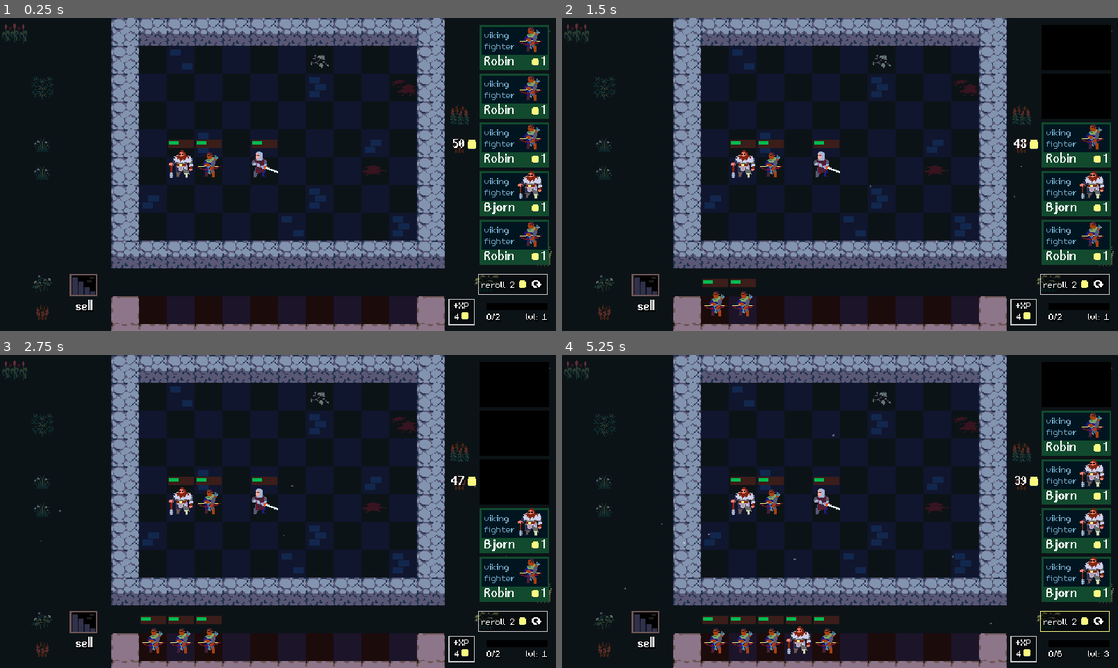
Above: before the commit, frames 1-4 (two rows, left to right).
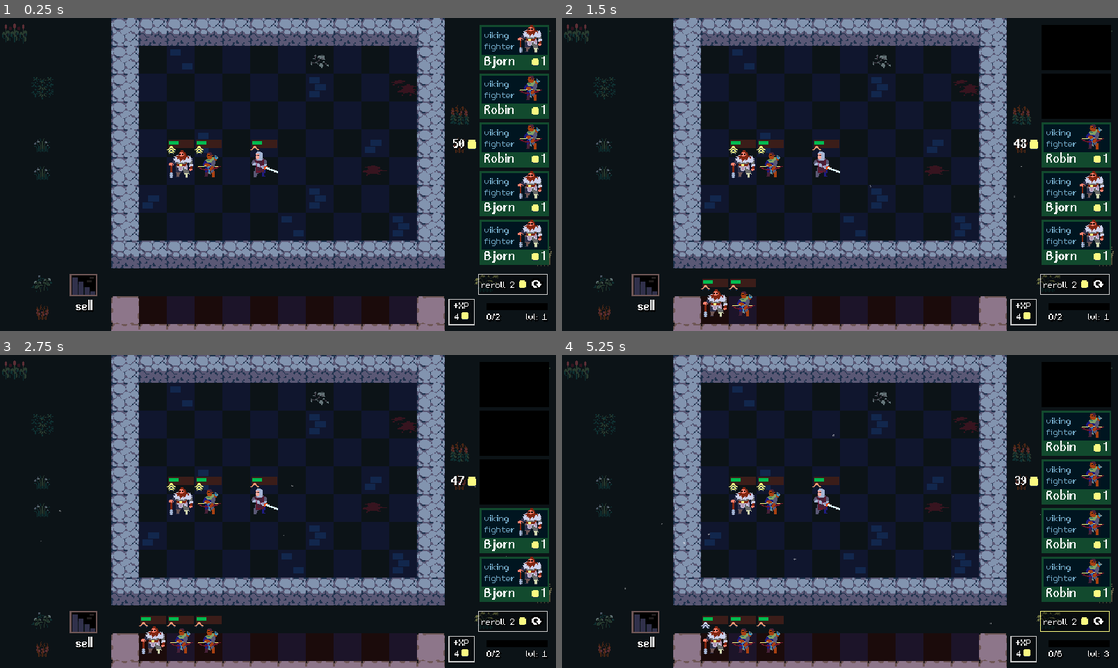
Above: after the commit, the same moments.

Repository: guladam/godot_autobattler_course
Game: Godot game, scene res://scenes/arena/arena.tscn
The game is run twice, just before and just after one commit, with the same random seed, the same clock (stepped at 60 frames per second) and the same inputs.
Inputs (mouse positions are in pixels of both pictures, inside the frame that each line leads up to):
- Up to frame 1 (0.25 s): no input
- Up to frame 2 (1.5 s): click (1073, 46) at 0.52 s; click (1073, 96) at 1.27 s
- Up to frame 3 (2.75 s): click (511, 483) at 2.02 s
- Up to frame 4 (5.25 s): click (1073, 530) at 2.77 s; click (1073, 580) at 3.52 s; click (1023, 649) at 4.25 s; click (1073, 621) at 5 s

The runs differ from the first frame. In frame 1, 0.6% of the frame differs, in the area x 30-98%, y 2-79%; in frame 2, 0.6%; in frame 3, 0.6%; in frame 4, 1.8%, in the area x 25-98%, y 33-96%.

Commit message:
season1 episode 11 finished

Diff:
--- /dev/null
+++ b/components/unit_animations.gd
@@ -0,0 +1,19 @@
+class_name UnitAnimations
+extends Node
+
+const COMBINE_ANIM_LENGTH := 0.6
+const COMBINE_ANIM_SCALE := Vector2(0.7, 0.7)
+const COMBINE_ANIM_ALPHA := 0.5
+
+@export var unit: Unit
+
+
+func play_combine_animation(target_position: Vector2) -> void:
+	var tween := create_tween().set_ease(Tween.EASE_OUT).set_trans(Tween.TRANS_CUBIC)
+	unit.health_bar.hide()
+	unit.mana_bar.hide()
+	unit.tier_icon.hide()
+	tween.tween_property(unit, "global_position", target_position, COMBINE_ANIM_LENGTH)
+	tween.parallel().tween_property(unit, "scale", COMBINE_ANIM_SCALE, COMBINE_ANIM_LENGTH)
+	tween.parallel().tween_property(unit, "modulate:a", COMBINE_ANIM_ALPHA, COMBINE_ANIM_LENGTH)
+	tween.tween_callback(unit.queue_free)
--- /dev/null
+++ b/components/unit_combiner.gd
@@ -0,0 +1,93 @@
+class_name UnitCombiner
+extends Node
+
+@export var buffer_timer: Timer
+
+var queued_updates := 0
+var tween: Tween
+
+
+func _ready() -> void:
+	buffer_timer.timeout.connect(_on_buffer_timer_timeout)
+
+
+func queue_unit_combination_update() -> void:
+	buffer_timer.start()
+
+
+func _update_unit_combinations(tier: int) -> void:
+	var groups := _group_units_in_tier_by_name(tier)
+	var triplets: Array[Array] = _get_triplets_for_groups(groups)
+
+	# if there is nothing to combine, return
+	if triplets.is_empty():
+		_on_units_combined(tier)
+		return
+
+	tween = create_tween()
+
+	for combination in triplets:
+		tween.tween_callback(_combine_units.bind(combination[0], combination[1], combination[2]))
+		tween.tween_interval(UnitAnimations.COMBINE_ANIM_LENGTH)
+
+	tween.finished.connect(_on_units_combined.bind(tier), CONNECT_ONE_SHOT)
+
+
+func _combine_units(unit1: Unit, unit2: Unit, unit3: Unit) -> void:
+	unit1.stats.tier += 1
+	unit2.remove_from_group("units")
+	unit3.remove_from_group("units")
+	unit2.animations.play_combine_animation(unit1.global_position + Arena.QUARTER_CELL_SIZE)
+	unit3.animations.play_combine_animation(unit1.global_position + Arena.QUARTER_CELL_SIZE)
+
+
+# Returns a dictionary of units grouped by name and tier where
+# keys are unit names,
+# values are Arrays of Unit instances.
+func _group_units_in_tier_by_name(tier: int) -> Dictionary:
+	var units := get_tree().get_nodes_in_group("units")
+	var filtered_units := units.filter(
+		func(unit: Unit):
+			return unit.stats.tier == tier
+	)
+	var unit_groups := {}
+
+	for unit: Unit in filtered_units:
+		if unit_groups.has(unit.stats.name):
+			unit_groups[unit.stats.name].append(unit)
+		else:
+			unit_groups[unit.stats.name] = [unit]
+
+	return unit_groups
+
+
+# Returns all the combinations found in the Dictionary
+# returned from the previous method. Combinations are
+# stored in an Array of Arrays, which consist of 3 Unit instances.
+func _get_triplets_for_groups(groups: Dictionary) -> Array[Array]:
+	var upgrades: Array[Array] = []
+
+	for unit_name in groups:
+		var current_units: Array = groups[unit_name]
+		while current_units.size() >= 3:
+			var combination := [current_units[0], current_units[1], current_units[2]]
+			upgrades.append(combination)
+			current_units = current_units.slice(3)
+
+	return upgrades
+
+
+func _on_buffer_timer_timeout() -> void:
+	queued_updates += 1
+
+	if not tween or not tween.is_running():
+		_update_unit_combinations(1)
+
+
+func _on_units_combined(tier: int) -> void:
+	if tier == 1:
+		_update_unit_combinations(2)
+	else:
+		queued_updates -= 1
+		if queued_updates >= 1:
+			_update_unit_combinations(1)
--- a/data/units/arthur.tres
+++ b/data/units/arthur.tres
@@ -8,4 +8,5 @@
 rarity = 2
 gold_cost = 4
 tier = 1
+pool_count = 5
 skin_coordinates = Vector2i(4, 2)
--- a/data/units/bjorn.tres
+++ b/data/units/bjorn.tres
@@ -7,4 +7,6 @@
 name = "Bjorn"
 rarity = 0
 gold_cost = 1
+tier = 1
+pool_count = 5
 skin_coordinates = Vector2i(1, 3)
--- a/data/units/robin.tres
+++ b/data/units/robin.tres
@@ -7,4 +7,6 @@
 name = "Robin"
 rarity = 0
 gold_cost = 1
+tier = 1
+pool_count = 20
 skin_coordinates = Vector2i(2, 0)
--- a/scenes/arena/arena.gd
+++ b/scenes/arena/arena.gd
@@ -5,13 +5,15 @@
 const HALF_CELL_SIZE := Vector2(16, 16)
 const QUARTER_CELL_SIZE := Vector2(8, 8)
 
+@onready var sell_portal: SellPortal = $SellPortal
 @onready var unit_mover: UnitMover = $UnitMover
 @onready var unit_spawner: UnitSpawner = $UnitSpawner
-@onready var sell_portal: SellPortal = $SellPortal
+@onready var unit_combiner: UnitCombiner = $UnitCombiner
 @onready var shop: Shop = %Shop
 
 
 func _ready() -> void:
 	unit_spawner.unit_spawned.connect(unit_mover.setup_unit)
 	unit_spawner.unit_spawned.connect(sell_portal.setup_unit)
+	unit_spawner.unit_spawned.connect(unit_combiner.queue_unit_combination_update.unbind(1))
 	shop.unit_bought.connect(unit_spawner.spawn_unit)
--- a/scenes/arena/arena.tscn
+++ b/scenes/arena/arena.tscn
@@ -7,12 +7,11 @@
 [ext_resource type="Script" path="res://components/play_area.gd" id="4_nfvuo"]
 [ext_resource type="Script" path="res://components/unit_grid.gd" id="4_o6kfo"]
 [ext_resource type="Script" path="res://components/tile_highlighter.gd" id="6_0fpan"]
-[ext_resource type="Resource" uid="uid://47wo0eppmuth" path="res://data/units/robin.tres" id="8_3ad30"]
-[ext_resource type="Resource" uid="uid://ddjdrido7fjsw" path="res://data/units/bjorn_test.tres" id="8_40d7b"]
-[ext_resource type="Resource" uid="uid://cxt8jraate1vr" path="res://data/units/arthur.tres" id="8_nctb4"]
+[ext_resource type="Script" path="res://data/units/unit_stats.gd" id="8_kbrpv"]
 [ext_resource type="Script" path="res://components/unit_mover.gd" id="8_pf53d"]
 [ext_resource type="Script" path="res://components/unit_spawner.gd" id="11_323go"]
 [ext_resource type="PackedScene" uid="uid://by3h7pasink2e" path="res://scenes/sell_portal/sell_portal.tscn" id="12_jfrdp"]
+[ext_resource type="Script" path="res://components/unit_combiner.gd" id="14_aaca4"]
 [ext_resource type="PackedScene" uid="uid://8gnysrx0alpt" path="res://scenes/shop/shop.tscn" id="14_l7l4v"]
 
 [sub_resource type="Curve" id="Curve_gxqt7"]
@@ -36,6 +35,36 @@
 scale_max = 0.2
 scale_curve = SubResource("CurveTexture_5sum6")
 color = Color(1, 1, 1, 0.494118)
+
+[sub_resource type="Resource" id="Resource_6hd7w"]
+resource_local_to_scene = true
+script = ExtResource("8_kbrpv")
+name = "Bjorn"
+rarity = 0
+gold_cost = 1
+tier = 3
+pool_count = 5
+skin_coordinates = Vector2i(1, 3)
+
+[sub_resource type="Resource" id="Resource_b65bs"]
+resource_local_to_scene = true
+script = ExtResource("8_kbrpv")
+name = "Robin"
+rarity = 0
+gold_cost = 1
+tier = 3
+pool_count = 20
+skin_coordinates = Vector2i(2, 0)
+
+[sub_resource type="Resource" id="Resource_bdmas"]
+resource_local_to_scene = true
+script = ExtResource("8_kbrpv")
+name = "Arthur"
+rarity = 2
+gold_cost = 4
+tier = 1
+pool_count = 5
+skin_coordinates = Vector2i(4, 2)
 
 [node name="Arena" type="Node2D"]
 script = ExtResource("1_p34ty")
@@ -110,15 +139,15 @@
 
 [node name="Unit" parent="Bench" instance=ExtResource("4_d4agj")]
 position = Vector2(32, -160)
-stats = ExtResource("8_40d7b")
+stats = SubResource("Resource_6hd7w")
 
 [node name="Unit2" parent="Bench" instance=ExtResource("4_d4agj")]
 position = Vector2(64, -160)
-stats = ExtResource("8_3ad30")
+stats = SubResource("Resource_b65bs")
 
 [node name="Unit3" parent="Bench" instance=ExtResource("4_d4agj")]
 position = Vector2(128, -160)
-stats = ExtResource("8_nctb4")
+stats = SubResource("Resource_bdmas")
 
 [node name="BenchUnitGrid" type="Node2D" parent="Bench"]
 script = ExtResource("4_o6kfo")
@@ -143,6 +172,13 @@
 bench = NodePath("../Bench")
 game_area = NodePath("../GameArea")
 
+[node name="UnitCombiner" type="Node" parent="." node_paths=PackedStringArray("buffer_timer")]
+script = ExtResource("14_aaca4")
+buffer_timer = NodePath("BufferTimer")
+
+[node name="BufferTimer" type="Timer" parent="UnitCombiner"]
+one_shot = true
+
 [node name="UI" type="CanvasLayer" parent="."]
 
 [node name="Shop" parent="UI" instance=ExtResource("14_l7l4v")]
--- /dev/null
+++ b/scenes/tier_icon/tier_icon.gd
@@ -0,0 +1,30 @@
+class_name TierIcon
+extends TextureRect
+
+const TIER_ICONS := {
+	1: preload("res://assets/sprites/level1.png"),
+	2: preload("res://assets/sprites/level2.png"),
+	3: preload("res://assets/sprites/level3.png"),
+}
+
+@export var stats: UnitStats : set = _set_stats
+
+
+func _set_stats(value: UnitStats) -> void:
+	if stats == value:
+		return
+
+	stats = value
+
+	if stats == null:
+		return
+
+	if not is_node_ready():
+		await ready
+
+	stats.changed.connect(_on_stats_changed)
+	_on_stats_changed()
+
+
+func _on_stats_changed() -> void:
+	texture = TIER_ICONS[stats.tier]
--- /dev/null
+++ b/scenes/tier_icon/tier_icon.tscn
@@ -0,0 +1,12 @@
+[gd_scene load_steps=3 format=3 uid="uid://unne35x1mlsa"]
+
+[ext_resource type="Texture2D" uid="uid://cj1cl8jdui60n" path="res://assets/sprites/level1.png" id="1_tnhe0"]
+[ext_resource type="Script" path="res://scenes/tier_icon/tier_icon.gd" id="2_nv12i"]
+
+[node name="TierIcon" type="TextureRect"]
+custom_minimum_size = Vector2(10, 10)
+offset_right = 10.0
+offset_bottom = 10.0
+texture = ExtResource("1_tnhe0")
+stretch_mode = 5
+script = ExtResource("2_nv12i")
--- a/scenes/unit/unit.gd
+++ b/scenes/unit/unit.gd
@@ -9,9 +9,11 @@
 @onready var skin: Sprite2D = $Visuals/Skin
 @onready var health_bar: ProgressBar = $HealthBar
 @onready var mana_bar: ProgressBar = $ManaBar
+@onready var tier_icon: TierIcon = $TierIcon
 @onready var drag_and_drop: DragAndDrop = $DragAndDrop
 @onready var velocity_based_rotation: VelocityBasedRotation = $VelocityBasedRotation
 @onready var outline_highlighter: OutlineHighlighter = $OutlineHighlighter
+@onready var animations: UnitAnimations = $UnitAnimations
 
 var is_hovered := false
 
@@ -36,10 +38,14 @@
 	if value == null:
 		return
 
+	if not Engine.is_editor_hint():
+		stats = value.duplicate()
+
 	if not is_node_ready():
 		await ready
 
 	skin.region_rect.position = Vector2(stats.skin_coordinates) * Arena.CELL_SIZE
+	tier_icon.stats = stats
 
 
 func reset_after_dragging(starting_position: Vector2) -> void:
--- a/scenes/unit/unit.tscn
+++ b/scenes/unit/unit.tscn
@@ -6,7 +6,9 @@
 [ext_resource type="Material" uid="uid://bb8m5fhpi4wqn" path="res://assets/shaders/2d_outline_shader.tres" id="3_7sojm"]
 [ext_resource type="Script" path="res://components/drag_and_drop.gd" id="4_4lsat"]
 [ext_resource type="Script" path="res://components/velocity_based_rotation.gd" id="5_rio0o"]
+[ext_resource type="PackedScene" uid="uid://unne35x1mlsa" path="res://scenes/tier_icon/tier_icon.tscn" id="5_yunqe"]
 [ext_resource type="Script" path="res://components/outline_highlighter.gd" id="7_w1ko1"]
+[ext_resource type="Script" path="res://components/unit_animations.gd" id="9_tsr1y"]
 
 [sub_resource type="RectangleShape2D" id="RectangleShape2D_wpqbl"]
 size = Vector2(36, 36)
@@ -70,6 +72,11 @@
 theme_override_styles/fill = SubResource("StyleBoxFlat_v3q28")
 show_percentage = false
 
+[node name="TierIcon" parent="." instance=ExtResource("5_yunqe")]
+offset_top = -13.0
+offset_bottom = -3.0
+stats = ExtResource("2_gqc60")
+
 [node name="DragAndDrop" type="Node" parent="." node_paths=PackedStringArray("target")]
 script = ExtResource("4_4lsat")
 target = NodePath("..")
@@ -86,5 +93,9 @@
 outline_color = Color(1, 1, 1, 1)
 outline_thickness = 2
 
+[node name="UnitAnimations" type="Node" parent="." node_paths=PackedStringArray("unit")]
+script = ExtResource("9_tsr1y")
+unit = NodePath("..")
+
 [connection signal="mouse_entered" from="." to="." method="_on_mouse_entered"]
 [connection signal="mouse_exited" from="." to="." method="_on_mouse_exited"]
Not shown: 1 places in scenes/arena/arena.tscn that only renumber resources
Not shown: 1 places in scenes/unit/unit.tscn that only renumber resources
